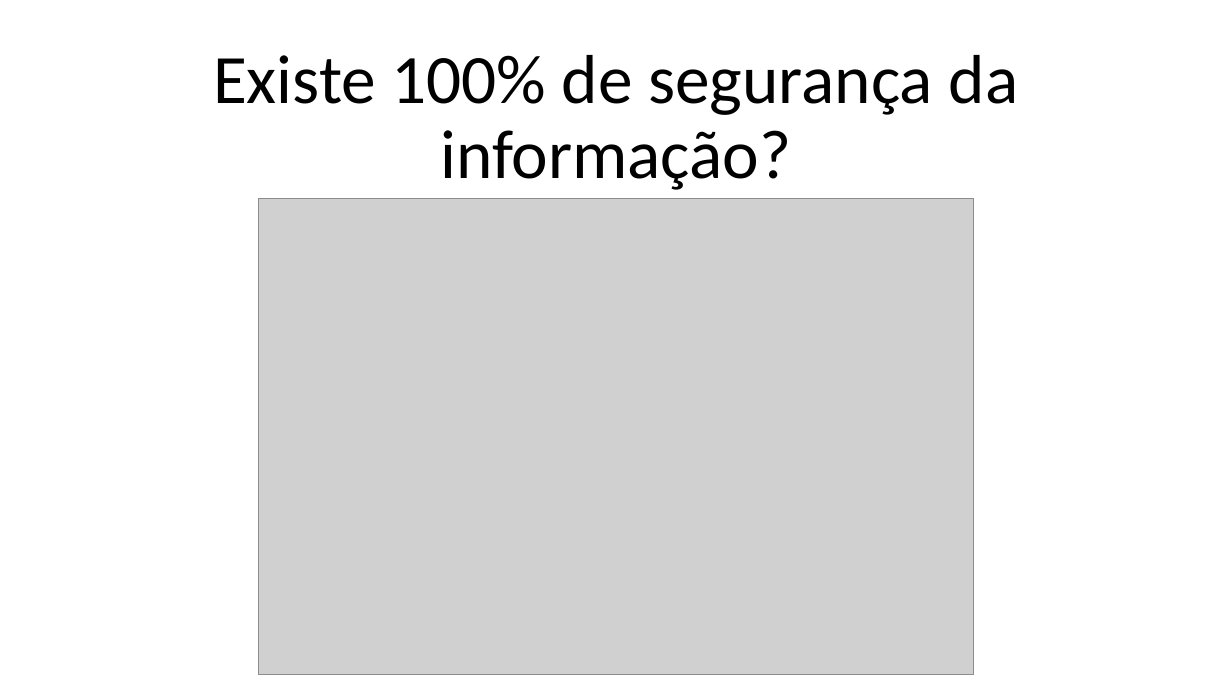
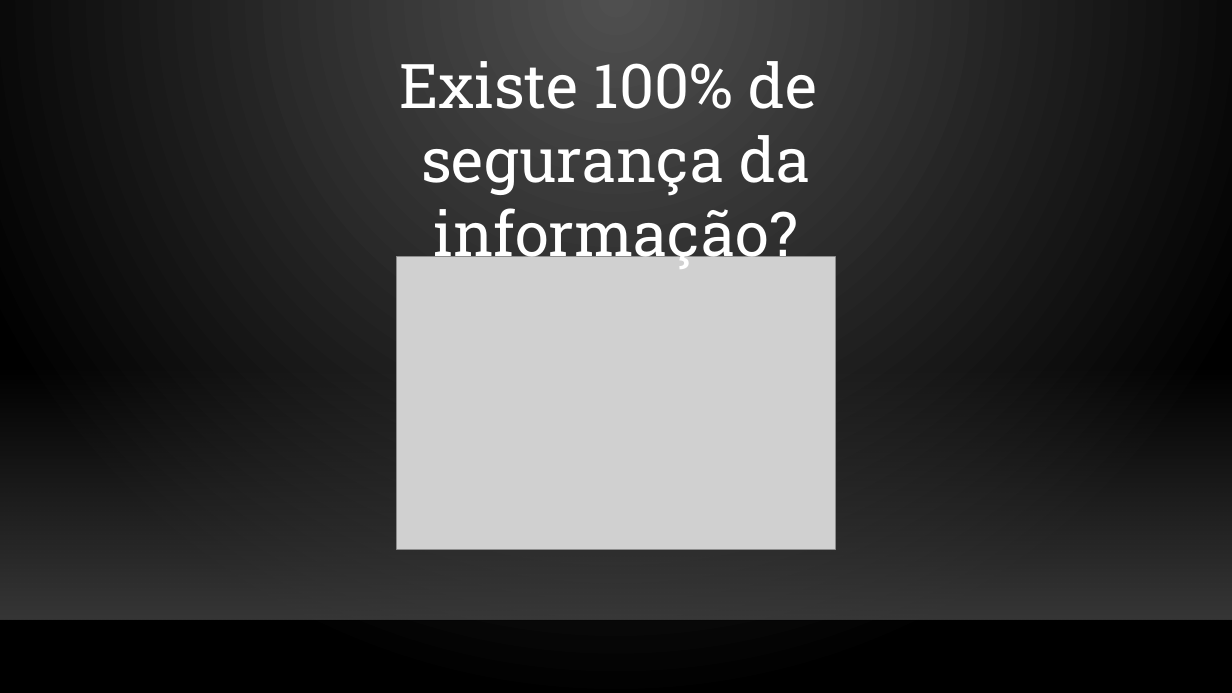
Before and after one commit to inesamil/projeto, a slide deck: slide 4 of Documentos/4. Apresentação Individual/Nuno/Apresentação.pptx. Drawn at 1232x693 pixels with LibreOffice and Linux fonts; fonts in the diff are those of the drawing; grey boxes stand for pictures; background and template pictures are left out. Boxes give left, top, right and bottom in pixels: in the first picture for what was removed or moved away, otherwise in the second. Text is boxed around its words. In the diff, an @@ line names an element or a change of style, - is before the commit and + after.

```diff
--- a/Documentos/4. Apresentação Individual/Nuno/Apresentação.pptx
+++ b/Documentos/4. Apresentação Individual/Nuno/Apresentação.pptx
@@ background #FFFFFF to gradient #505050 to #000000 @@
@@ text "Existe 100% de" at box(399, 61, 817, 271): vertical alignment bottom to top @@
@@ text at box(399, 61, 817, 271): text changed; size 54 to 48 pt; font Calibri to Roboto Slab; text colour #000000 to #FFFFFF @@
-Existe 100% de segurança da informação?
+Existe 100% de
+segurança da informação?
@@ picture: place and size @@
-picture at box(259, 198, 974, 675)
+picture at box(396, 257, 835, 549)
@@ rectangle added at box(0, 366, 1232, 619), fill gradient #454545 @@
@@ line added from (0, 620) to (1232, 620), #000001 1 pt @@
```
Also in this commit, not shown: 2 other slides changed, 4 slides added, 1 slide removed, 3 other files.
